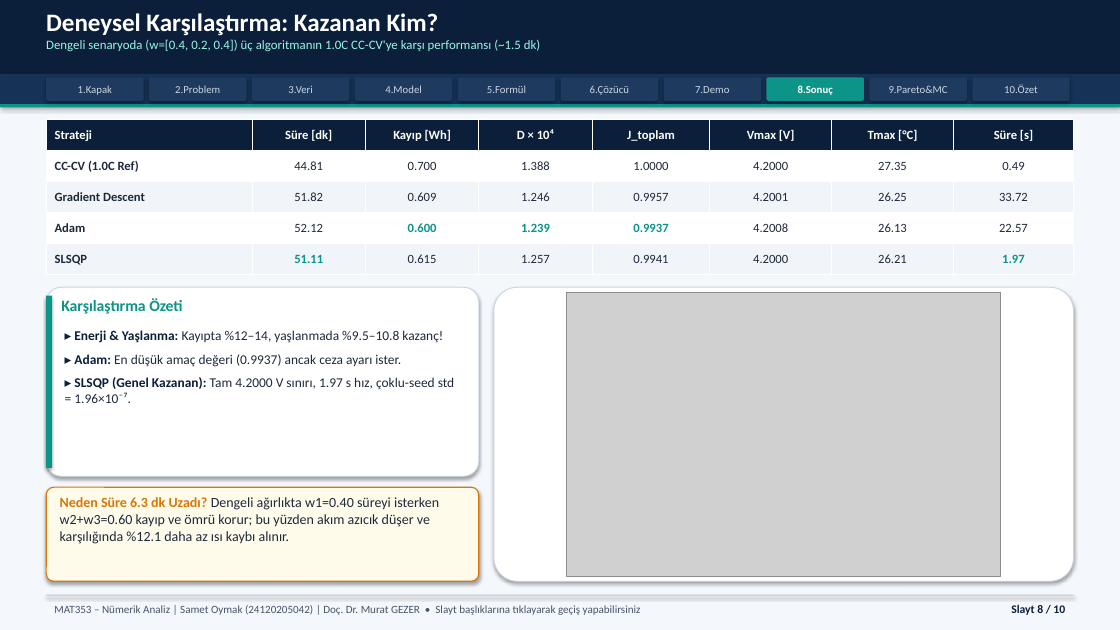
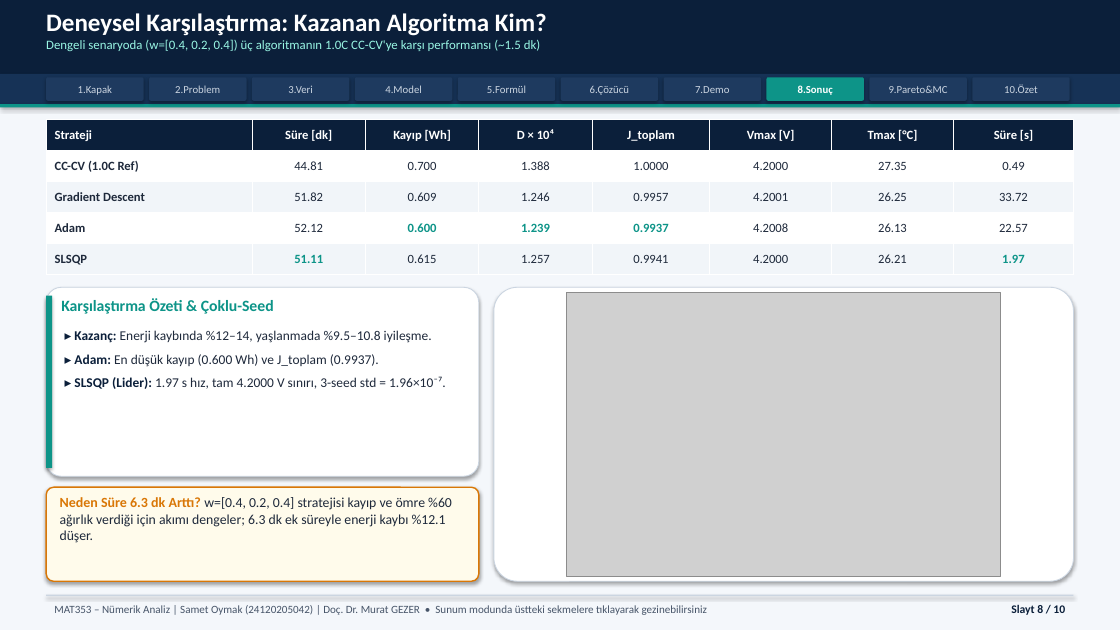
Before and after one commit to Sametoymak99/EV-Battery-Optimization, a slide deck: slide 8 of presentation/slides/MAT353_Sunum_Samet_Oymak.pptx. Drawn at 1120x630 pixels with LibreOffice and Linux fonts; fonts in the diff are those of the drawing; grey boxes stand for pictures. Boxes give left, top, right and bottom in pixels: in the first picture for what was removed or moved away, otherwise in the second. Text is boxed around its words. In the diff, an @@ line names an element or a change of style, - is before the commit and + after.

```diff
--- a/presentation/slides/MAT353_Sunum_Samet_Oymak.pptx
+++ b/presentation/slides/MAT353_Sunum_Samet_Oymak.pptx
@@ text at (x1=46, y1=13, x2=547, y2=36): text changed @@
-Deneysel Karşılaştırma: Kazanan Kim?
+Deneysel Karşılaştırma: Kazanan Algoritma Kim?
@@ text at (x1=61, y1=298, x2=274, y2=314): text changed @@
-Karşılaştırma Özeti
+Karşılaştırma Özeti & Çoklu-Seed
@@ text at (x1=74, y1=330, x2=446, y2=389): text changed @@
-▸ Enerji & Yaşlanma: Kayıpta %12–14, yaşlanmada %9.5–10.8 kazanç!
-▸ Adam: En düşük amaç değeri (0.9937) ancak ceza ayarı ister.
-▸ SLSQP (Genel Kazanan): Tam 4.2000 V sınırı, 1.97 s hız, çoklu-seed std = 1.96×10⁻⁷.
+▸ Kazanç: Enerji kaybında %12–14, yaşlanmada %9.5–10.8 iyileşme.
+▸ Adam: En düşük kayıp (0.600 Wh) ve J_toplam (0.9937).
+▸ SLSQP (Lider): 1.97 s hız, tam 4.2000 V sınırı, 3-seed std = 1.96×10⁻⁷.
@@ rounded rectangle at (x1=46, y1=487, x2=479, y2=581): outline #D97706 1 pt to #D97706 1.2 pt @@
@@ text at (x1=60, y1=497, x2=452, y2=543): text changed; size 12 to 11.8 pt @@
-Neden Süre 6.3 dk Uzadı? Dengeli ağırlıkta w1=0.40 süreyi isterken w2+w3=0.60 kayıp ve ömrü korur; bu yüzden akım azıcık düşer ve karşılığında %12.1 daha az ısı kaybı alınır.
+Neden Süre 6.3 dk Arttı? w=[0.4, 0.2, 0.4] stratejisi kayıp ve ömre %60 ağırlık verdiği için akımı dengeler; 6.3 dk ek süreyle enerji kaybı %12.1 düşer.
@@ text at (x1=54, y1=605, x2=707, y2=615): text changed @@
-MAT353 – Nümerik Analiz | Samet Oymak (24120205042) | Doç. Dr. Murat GEZER • Slayt başlıklarına tıklayarak geçiş yapabilirsiniz
+MAT353 – Nümerik Analiz | Samet Oymak (24120205042) | Doç. Dr. Murat GEZER • Sunum modunda üstteki sekmelere tıklayarak gezinebilirsiniz
```
Also in this commit, not shown: 9 other slides changed, 1 other file.
